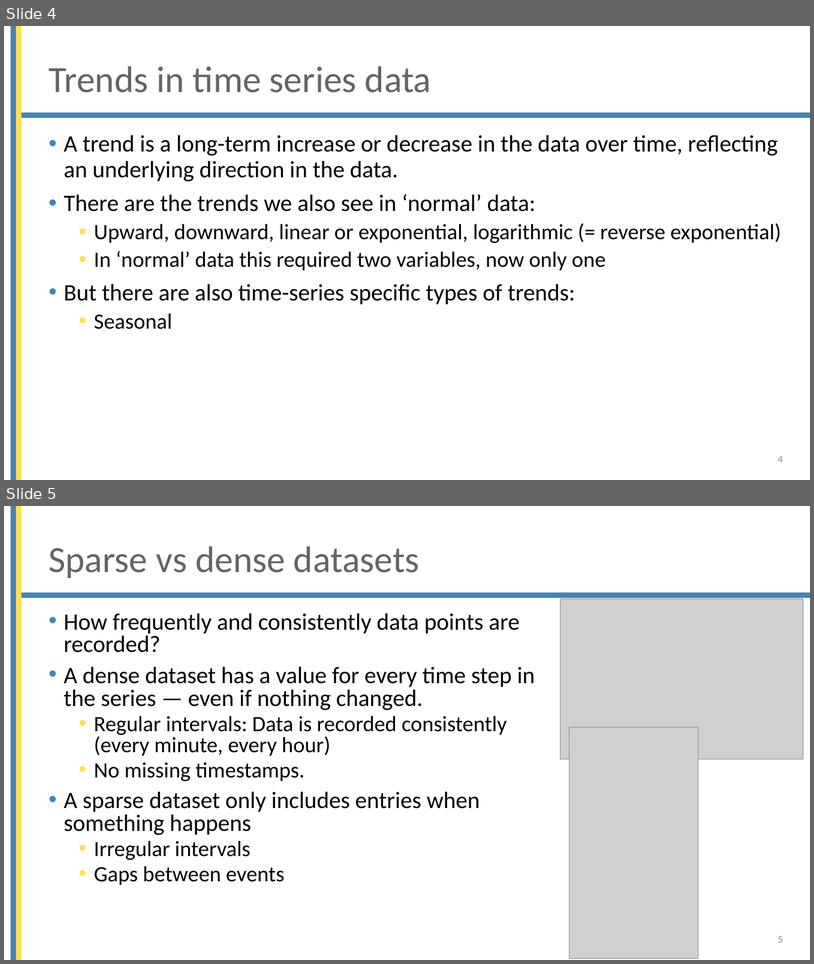
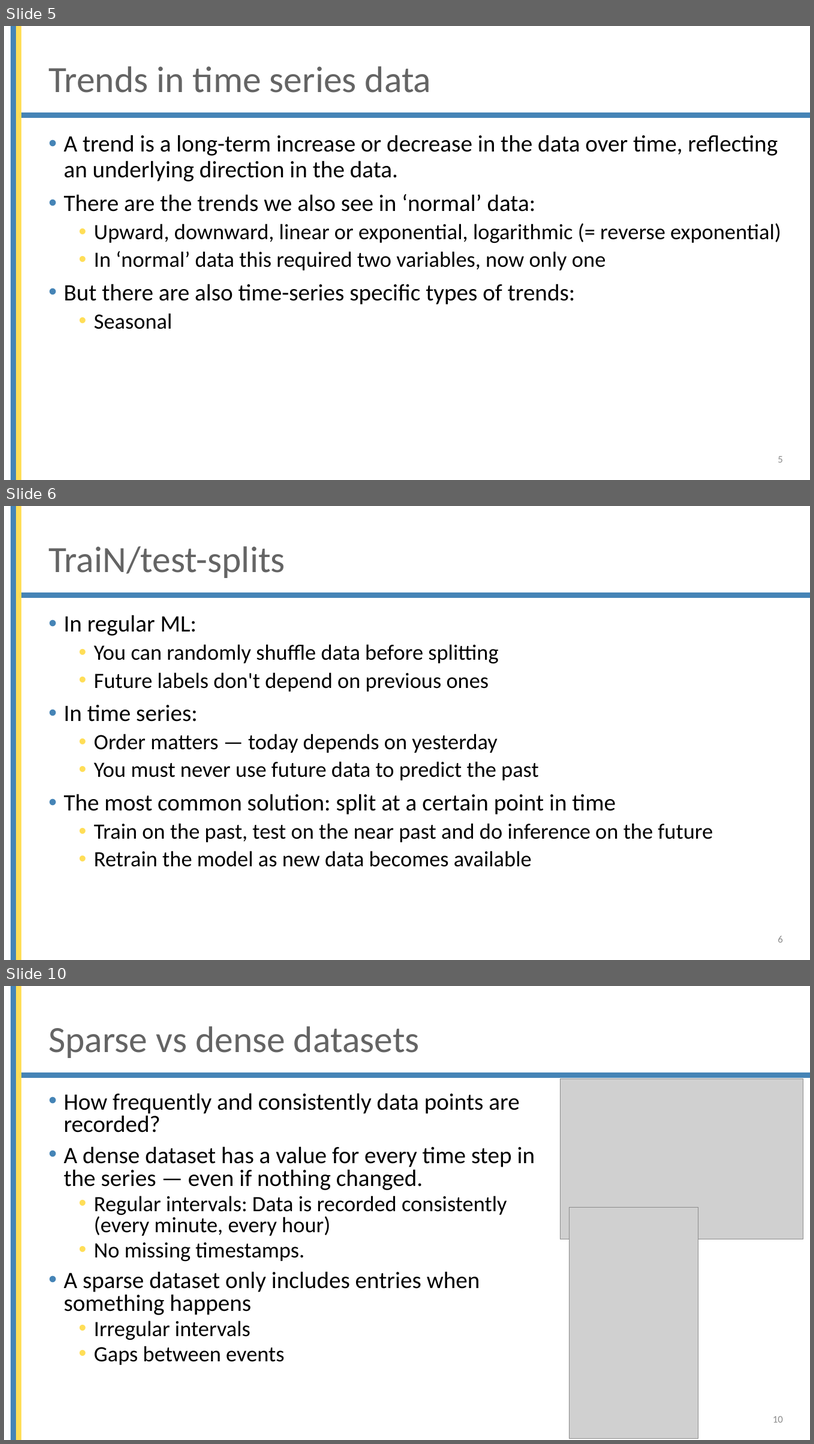
Before and after one commit to mjochen/Cello_AI, a slide deck: ppts/8 - Time series.pptx. Shown one above the other, each under a label of ours: slides 4 and 5 before the commit, slides 5, 6 and 10 after it; the slides between them are not shown. The pictures are 814x964 and 814x1444 pixels, drawn with LibreOffice and Linux fonts; fonts in the diff are those of the drawing; grey boxes stand for pictures; background and template pictures are left out. Boxes give left, top, right and bottom in pixels: in the first picture for what was removed or moved away, otherwise in the second. Text is boxed around its words. In the diff, an @@ line names an element or a change of style, - is before the commit and + after.

```diff
--- a/ppts/8 - Time series.pptx
+++ b/ppts/8 - Time series.pptx
@@ slide 6 added at box(4, 506, 810, 960), background #FFFFFF; not listed: 3 template elements that a slide beside it also shows @@
@@ title added at box(48, 546, 285, 578), 44 pt, text #646464 @@
+TraiN/test-splits
@@ text added at box(64, 615, 713, 867), 26 pt, text #000000 @@
+• In regular ML:
+  • You can randomly shuffle data before splitting
+  • Future labels don't depend on previous ones
+• In time series:
+  • Order matters — today depends on yesterday
+  • You must never use future data to predict the past
+• The most common solution: split at a certain point in time
+  • Train on the past, test on the near past and do inference on the future
+  • Retrain the model as new data becomes available
@@ page number added at box(778, 936, 783, 942), 12 pt, text #8C8C8C @@
+6
@@ what was slide 4 is now slide 5 @@
@@ page number at box(778, 456, 783, 462): text changed @@
-4
+5
@@ what was slide 5 is now slide 10 @@
@@ page number at box(773, 1416, 783, 1422): text changed @@
-5
+10
```
Also in this commit, not shown: 16 other slides added, 1 slide removed, 9 other files.
